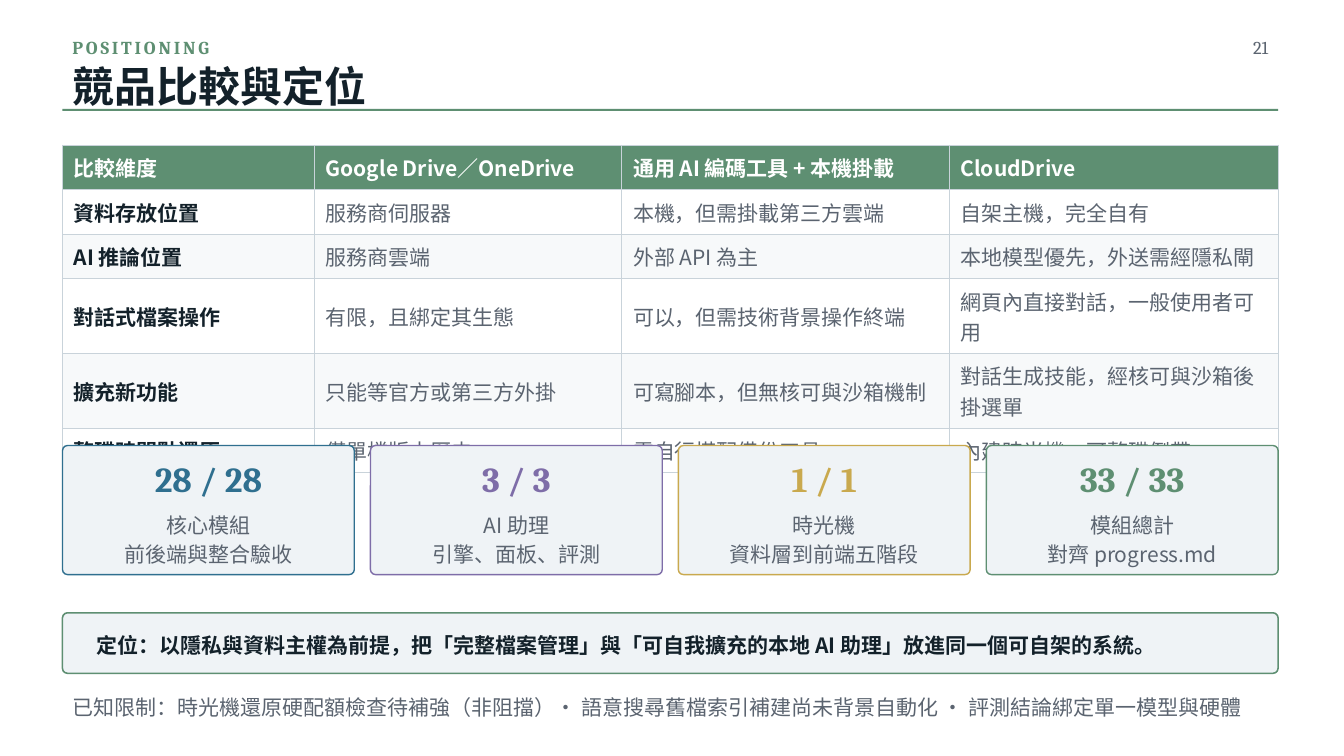
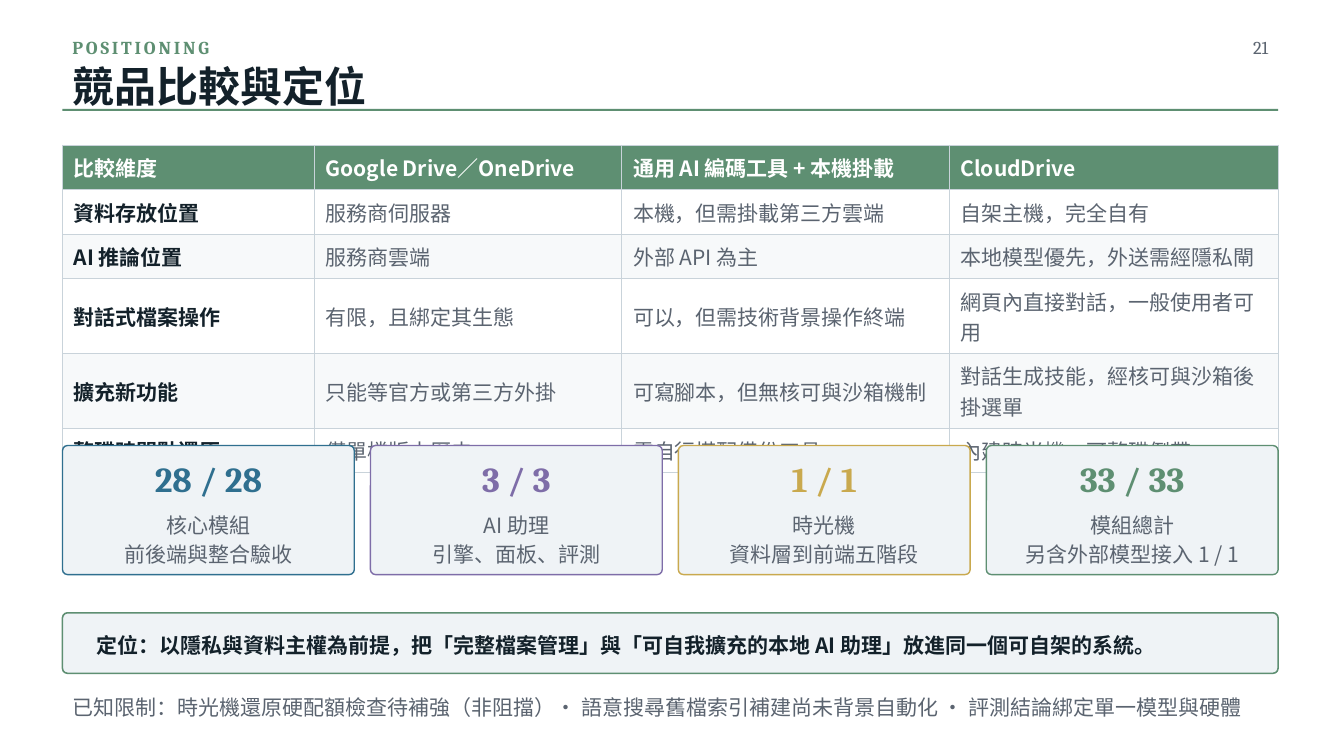
Before and after one commit to billwu101/CloudDrive, a slide deck: slide 21 of doc/ppt/CloudDrive_專題報告_v3.0.pptx. Drawn at 1344x756 pixels with LibreOffice and Linux fonts; fonts in the diff are those of the drawing. Boxes give left, top, right and bottom in pixels: in the first picture for what was removed or moved away, otherwise in the second. Text is boxed around its words. In the diff, an @@ line names an element or a change of style, - is before the commit and + after.

```diff
--- a/doc/ppt/CloudDrive_專題報告_v3.0.pptx
+++ b/doc/ppt/CloudDrive_專題報告_v3.0.pptx
@@ text at (1025, 544, 1239, 564): text changed @@
-對齊 progress.md
+另含外部模型接入 1 / 1
```
Also in this commit, not shown: 1 other slide changed, 3 other files.
